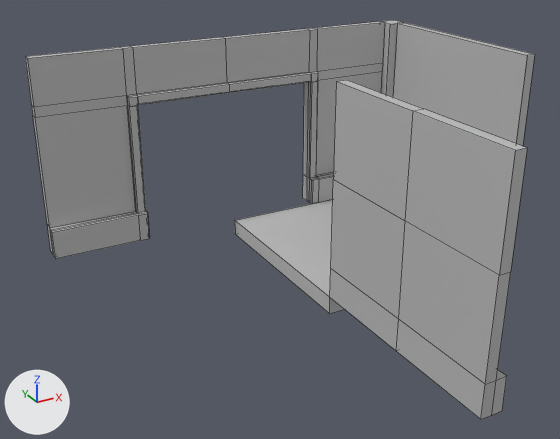
Two versions of the FBX model Assets/ModularTileKit/CornerPiece.fbx, one commit apart.
Both versions are drawn from a camera (50 mm lens) standing at (-1.7, -2.62, 1.75) and looking at (-0.18, 0.14, 0.37). The lights are fixed; the arrows at lower left show +X, +Y and +Z. The picture after the commit comes second. Mesh edges are drawn as thin lines. Where no turn or scale is listed for an object, it has been applied to the vertices.

Names of what the first picture shows: 'CornerPiece', 'Doorway', 'Floor', 'WallStandard', 'pCube1'.
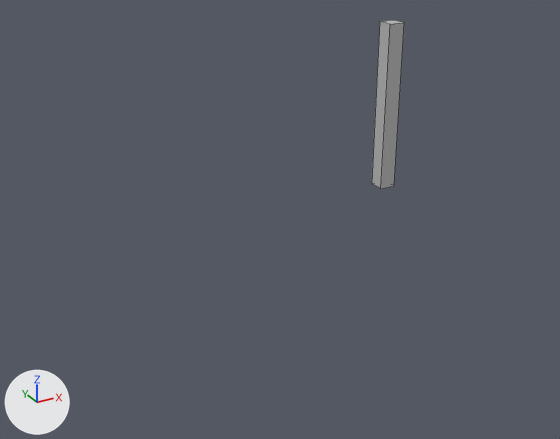
The newer file is also turned or shifted as a whole; pictures and numbers use the older file's frame.

What changed in the scene script:
```text
Remove ob_wallstandard:
    ob_wallstandard = bpy.data.objects.new('WallStandard', me_mesh)
    ob_wallstandard.location = (1.0, 1.0, 0.0)
Remove ob_floor:
    ob_floor = bpy.data.objects.new('Floor', me_mesh_001)
    ob_floor.location = (0.0, 0.0, 0.0)
Remove ob_doorway:
    ob_doorway = bpy.data.objects.new('Doorway', me_mesh_003)
    ob_doorway.location = (1.0, 1.0, 0.0)
Remove ob_pcube1:
    ob_pcube1 = bpy.data.objects.new('pCube1', me_mesh_004)
    ob_pcube1.location = (0.0, -1.0, 0.0)
```

What differs and where, as boxes (x1, y1, x2, y2) in the pictures (560 x 439 px):
'pCube1', deleted
    before: (330, 80, 527, 419)
'Doorway', deleted
    before: (25, 21, 385, 259)
'WallStandard', deleted
    before: (393, 23, 535, 146)
'Floor', deleted
    before: (235, 199, 344, 314)
'CornerPiece', unchanged, uncovered by the edit
    before: (380, 20, 404, 97)
    after: (372, 20, 404, 189)
